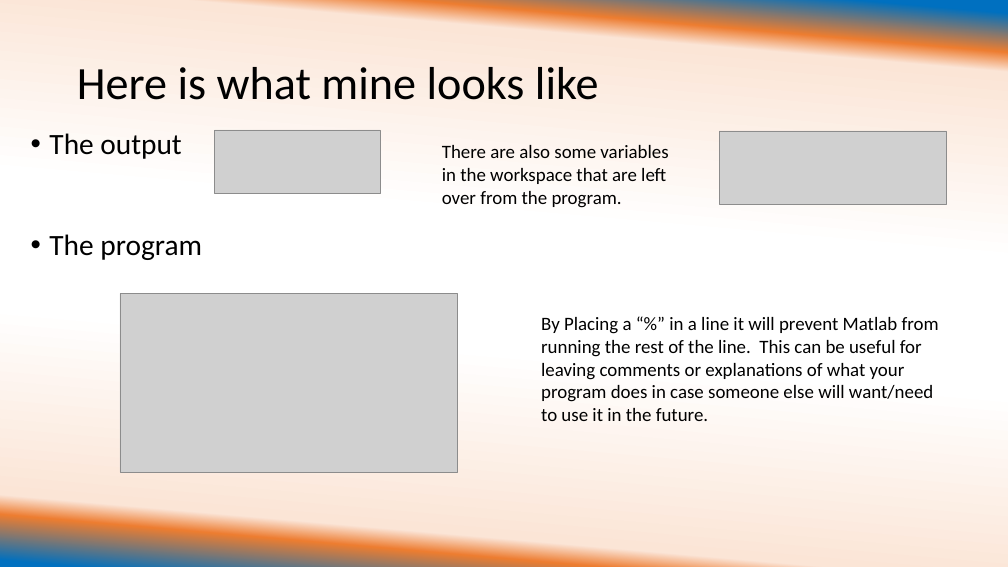
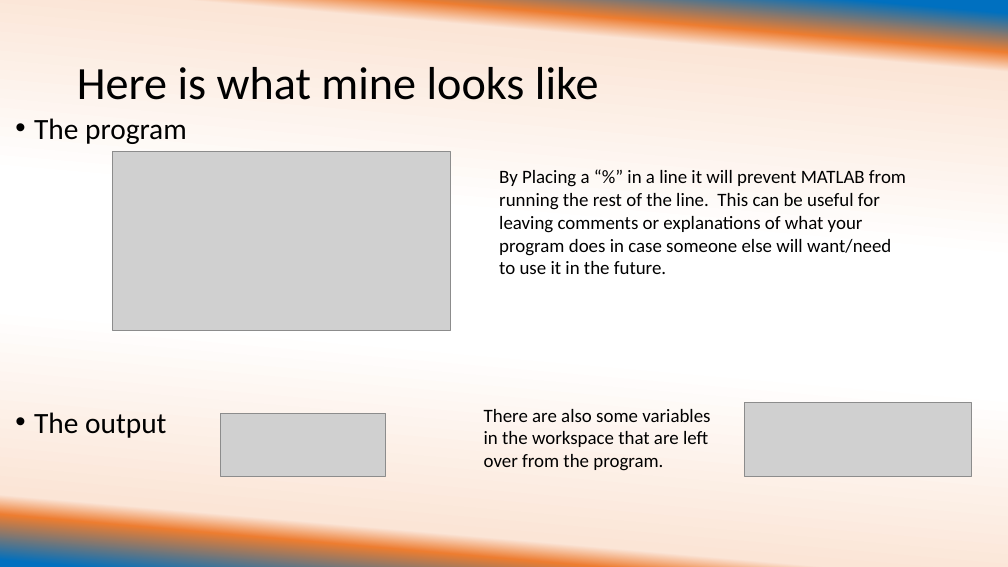
Before and after one commit to ehuemill/Intro-to-Matlab, a slide deck: slide 7 of Day 1 of Crash Course/University of Illinois REU Introduction to Matlab Day 1 with examples.pptx. Drawn at 1008x567 pixels with LibreOffice and Linux fonts; fonts in the diff are those of the drawing; grey boxes stand for pictures. Boxes give left, top, right and bottom in pixels: in the first picture for what was removed or moved away, otherwise in the second. Text is boxed around its words. In the diff, an @@ line names an element or a change of style, - is before the commit and + after.

Commit message:
Finishing Touches on Presentations
I finished up Day 2, changed the spelling of MATLAB to be all caps
throughout, and made sure that the "This is what mine looks like" was
included for each example in both days.

```diff
--- a/Day 1 of Crash Course/University of Illinois REU Introduction to Matlab Day 1 with examples.pptx
+++ b/Day 1 of Crash Course/University of Illinois REU Introduction to Matlab Day 1 with examples.pptx
@@ text "The program": place and size @@
-text "The program" at <box>49,234,202,260</box>
+text "The program" at <box>34,118,187,144</box>
@@ picture: place and size @@
-picture at <box>120,293,457,472</box>
+picture at <box>113,152,450,330</box>
@@ text at <box>499,170,906,274</box>: text changed @@
-By Placing a “%” in a line it will prevent Matlab from running the rest of the line. This can be useful for leaving comments or explanations of what your program does in case someone else will want/need to use it in the future.
+By Placing a “%” in a line it will prevent MATLAB from running the rest of the line. This can be useful for leaving comments or explanations of what your program does in case someone else will want/need to use it in the future.
@@ text "The output": place and size @@
-text "The output" at <box>49,133,181,159</box>
+text "The output" at <box>34,412,166,438</box>
@@ picture: place and size @@
-picture at <box>215,130,380,193</box>
+picture at <box>221,413,386,476</box>
@@ text "There are also some variables ...": place and size @@
-text "There are also some variables ..." at <box>442,145,668,208</box>
+text "There are also some variables ..." at <box>484,409,710,471</box>
@@ picture: place and size @@
-picture at <box>719,131,947,204</box>
+picture at <box>744,403,972,476</box>
```
Also in this commit, not shown: 12 other slides changed, 6 slides added, 1 slide removed, 16 other files.
